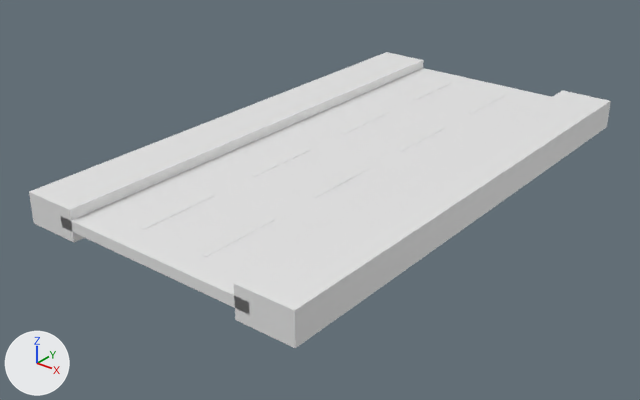
Two versions of the Blender file Art/3D/Environment/Route/SM_Route_Base.blend, one commit apart.
One viewpoint serves both versions: a 50 mm lens placed at (17.8, -24.3, 11.7), pointed at (-0.5, -1.4, -2.5). The axes (+X, +Y, +Z) are drawn at lower left. The lights are the same throughout. The picture after the commit comes second.

In view in the first picture: 'SM_Route_Base'.
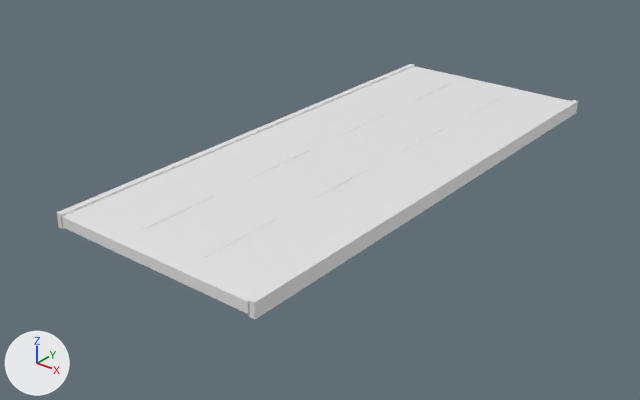
Changed parts and their boxes (x1, y1, x2, y2) in the pictures (640 x 400 px; the box of a moved part takes in the faces that stretch with it):
'SM_Route_Base', reshaped (10% narrower, 14% shorter): before (29, 52, 611, 348); after (57, 64, 578, 319)
part 1 of me_sm_route_base, moved or reshaped: before (29, 52, 424, 243); after (57, 64, 414, 229)
part 2 of me_sm_route_base, moved or reshaped: before (234, 91, 611, 348); after (248, 100, 578, 319)

Diff of the bpy script that builds the scene:
```diff
--- a/Art/3D/Environment/Route/SM_Route_Base.blend.py
+++ b/Art/3D/Environment/Route/SM_Route_Base.blend.py
@@ me_sm_route_base @@
 # used by ob_sm_route_base; location = (0.0, 0.0, 0.0)
-me_sm_route_base.from_pydata(...)  # 88 vertices, 66 faces; spans x -5.6..5.6, y -10.0..10.0, z -1.6..-0.4
+me_sm_route_base.from_pydata(...)  # 88 vertices, 66 faces; spans x -4.2..4.2, y -10.0..10.0, z -1.3..-0.7
+# me_sm_route_base part 1: the loose piece of 8 vertices spanning x -5.6..-3.5, y -10.0..10.0, z -1.6..-0.4 is scaled about its middle by (0.108, 1, 0.459), then moved by (0.5, 0.0, 0.0)
+# me_sm_route_base part 2: the loose piece of 8 vertices spanning x 3.5..5.6, y -10.0..10.0, z -1.6..-0.4 is scaled about its middle by (0.106, 1, 0.459), then moved by (-0.4, 0.0, 0.0)
 me_sm_route_base.materials.append(mat_mat_route_asphalte)
```
